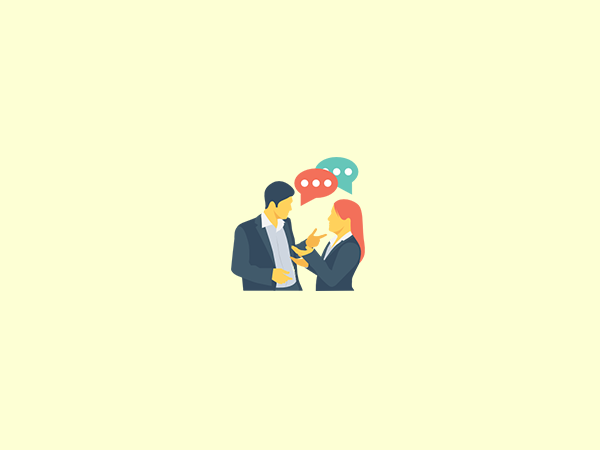
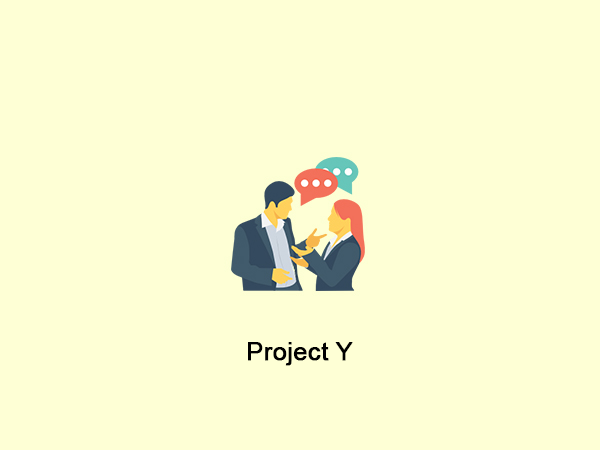
Layered file, before and after one edit (600x450). Changes by layer:
removed layer "conversation" over [231, 157, 365, 291]
removed layer "Color Fill 1" over [224, 153, 368, 366]
added layer "Project Y" above "Background" over [248, 342, 353, 366]
painted on "Background" over [224, 153, 368, 366]
